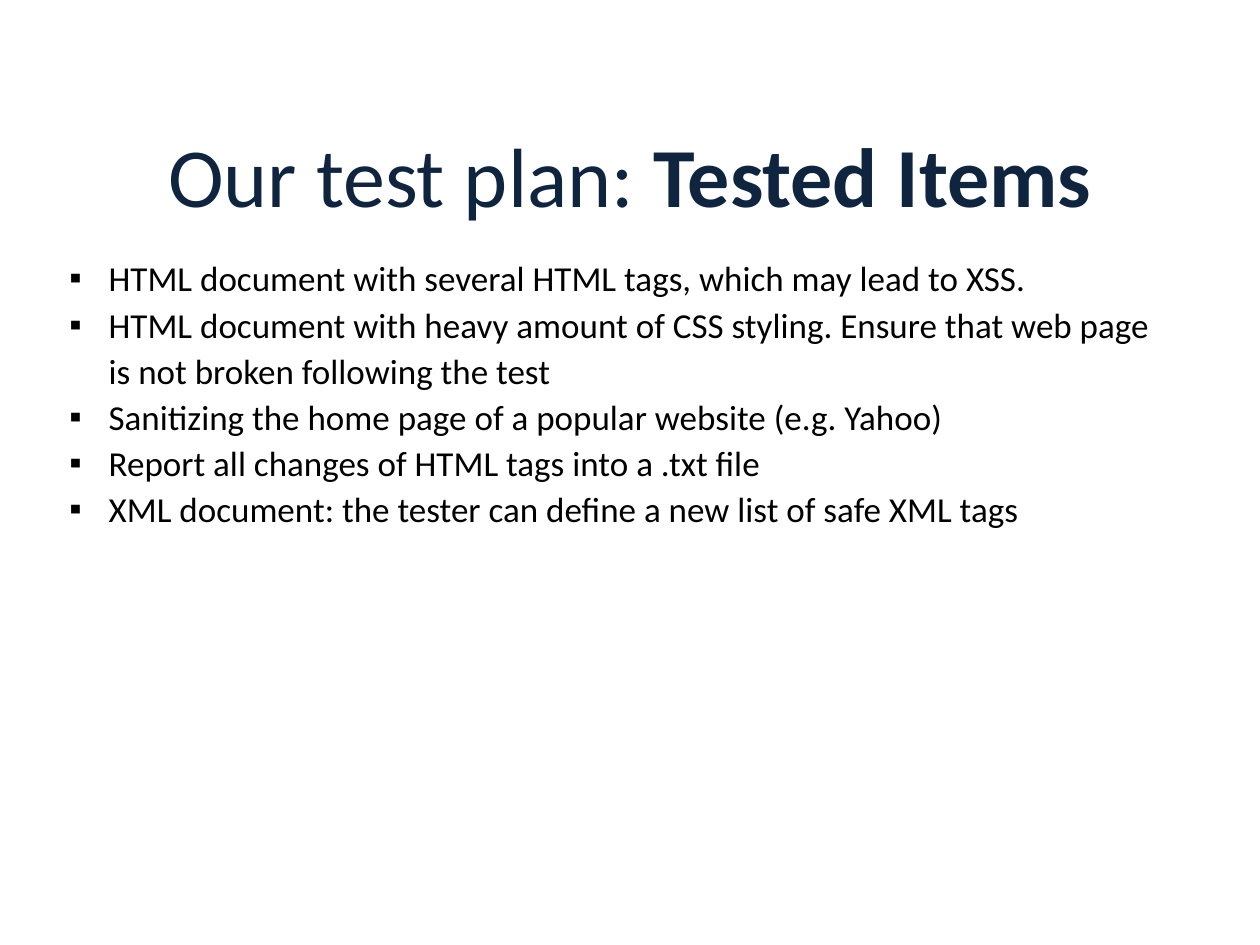
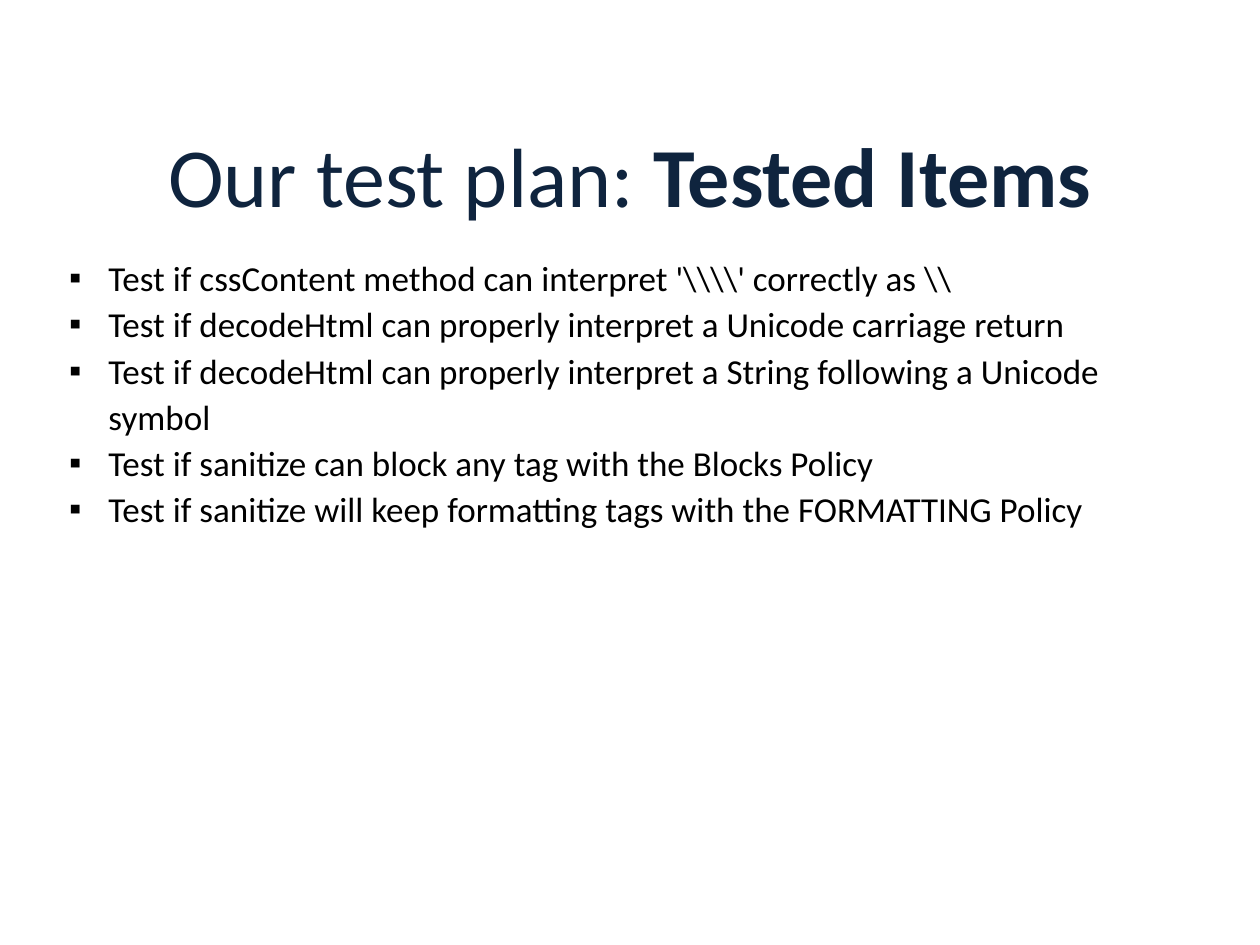
Before and after one commit to CSCI-362-03-2015/TrottingGiraffes, a slide deck: slide 6 of TrottingGiraffes_Presentation.pptx. Drawn at 1260x945 pixels with LibreOffice and Linux fonts; fonts in the diff are those of the drawing; background and template pictures are left out. Boxes give left, top, right and bottom in pixels: in the first picture for what was removed or moved away, otherwise in the second. Text is boxed around its words. In the diff, an @@ line names an element or a change of style, - is before the commit and + after.

```diff
--- a/TrottingGiraffes_Presentation.pptx
+++ b/TrottingGiraffes_Presentation.pptx
@@ text at [108, 266, 1099, 528]: text changed @@
-▪ HTML document with several HTML tags, which may lead to XSS.
-▪ HTML document with heavy amount of CSS styling. Ensure that web page is not broken following the test
-▪ Sanitizing the home page of a popular website (e.g. Yahoo)
-▪ Report all changes of HTML tags into a .txt file
-▪ XML document: the tester can define a new list of safe XML tags
+▪ Test if cssContent method can interpret '\\\\' correctly as \\
+▪ Test if decodeHtml can properly interpret a Unicode carriage return
+▪ Test if decodeHtml can properly interpret a String following a Unicode symbol
+▪ Test if sanitize can block any tag with the Blocks Policy
+▪ Test if sanitize will keep formatting tags with the FORMATTING Policy
```
Also in this commit, not shown: 10 other slides changed.
